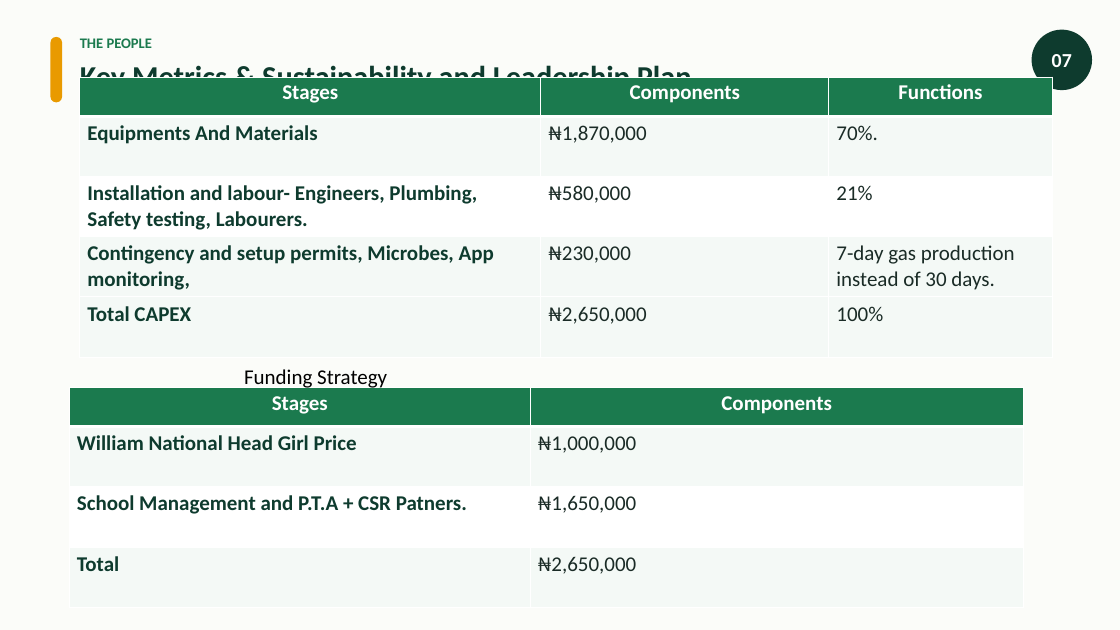
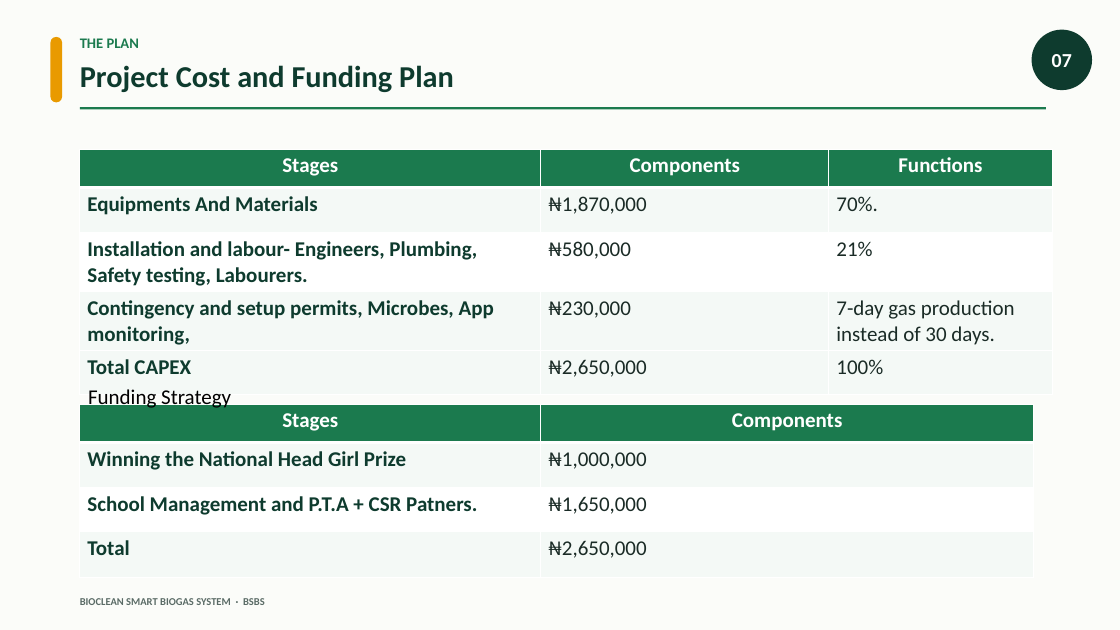
Before and after one commit to Tor3x-Coder/daniella-website, a slide deck: slide 7 of deliverables/Bioclean_Smart_Biogas_Presentation.pptx. Drawn at 1120x630 pixels with LibreOffice and Linux fonts; fonts in the diff are those of the drawing. Boxes give left, top, right and bottom in pixels: in the first picture for what was removed or moved away, otherwise in the second. Text is boxed around its words. In the diff, an @@ line names an element or a change of style, - is before the commit and + after.

```diff
--- a/deliverables/Bioclean_Smart_Biogas_Presentation.pptx
+++ b/deliverables/Bioclean_Smart_Biogas_Presentation.pptx
@@ text at bbox=[80, 38, 139, 48]: text changed @@
-THE PEOPLE
+THE PLAN
@@ text at bbox=[80, 65, 454, 92]: text changed @@
-Key Metrics & Sustainability and Leadership Plan
+Project Cost and Funding Plan
@@ text removed at bbox=[80, 125, 164, 137] @@
-Key metrics
@@ table: place and size @@
-table at bbox=[80, 77, 1053, 357]
+table at bbox=[80, 150, 1053, 381]
@@ text "Funding Strategy": place and size @@
-text "Funding Strategy" at bbox=[244, 369, 387, 391]
+text "Funding Strategy" at bbox=[88, 389, 231, 411]
@@ table at bbox=[80, 405, 1033, 577] @@
-row 2, column 1: William National Head Girl Price
+row 2, column 1: Winning the National Head Girl Prize
@@ table: place and size @@
-table at bbox=[69, 387, 1023, 607]
+table at bbox=[80, 405, 1033, 577]
@@ text added at bbox=[80, 598, 265, 605], 9 pt, text #5A6B66, bold @@
+BIOCLEAN SMART BIOGAS SYSTEM · BSBS
```
Also in this commit, not shown: 2 other slides changed, 3 other files.
